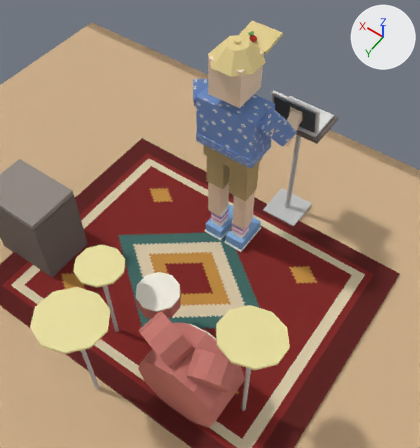
Two versions of the Blender file blender/wrenasmir.blend, one commit apart.
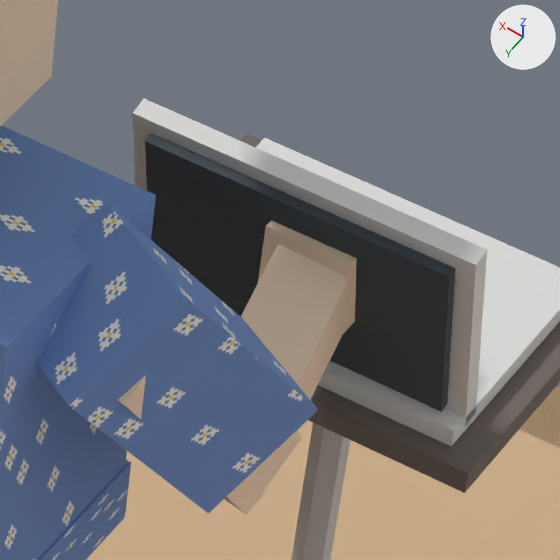
The first picture shows the older version from a 50 mm lens placed at (-1.544, 2.436, 3.834), pointed at (-0.131, 0.458, 0.725). The close-ups show the older and then the newer version on the part from 60% to 79% of the width and 17% to 34% of the height of that picture. Only the edits that show in the close-ups are written down. Every picture has the same lights, and +X, +Y and +Z are marked at upper right.

In view in the first close-up: 'Forearm.R', 'Hand.R', 'Head', 'LapBase', 'LapLid', 'LapPole', 'LapScreen', 'LapTray', 'ShirtHem', 'Sleeve.R', 'StageFloor', 'Torso' and 2 more.
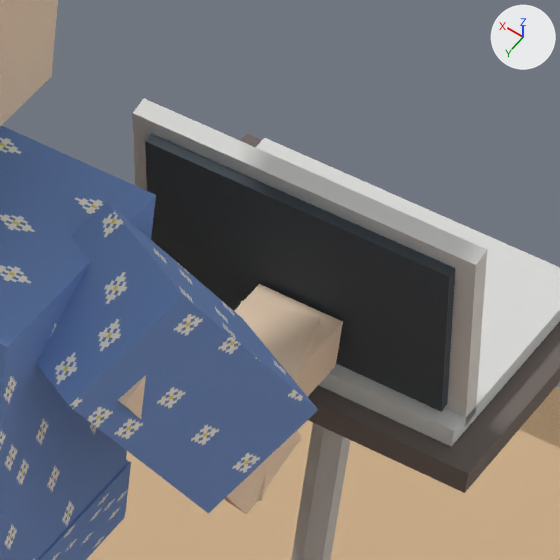
Where the newer file only moved an object's origin or applied its transform, the numbers keep the older frame.

The change, as a list of edits to the scene's bpy script:
```text
Change me_cube_023:
    used by ob_forearm_r; parent = ob_wrenasmirroot; location = (0.0, 0.0, 0.0)
    remove me_cube_023.from_pydata(...)  # 8 vertices, 6 faces; spans x -0.341..-0.219, y -0.431..-0.139, z 1.09..1.21
    add me_cube_023.from_pydata(...)  # 8 vertices, 6 faces; spans x -0.344..-0.206, y -0.367..-0.133, z 1.054..1.171
    me_cube_023 part 1
    me_cube_023.vertices[0].co: (-0.339, -0.164, 1.09) -> (-0.344, -0.155, 1.097)  # pixel (261, 499) -> pixel (261, 501)
    me_cube_023.vertices[1].co: (-0.293, -0.431, 1.136) -> (-0.282, -0.353, 1.054)
    me_cube_023.vertices[2].co: (-0.341, -0.152, 1.164) -> (-0.339, -0.17, 1.171)
    me_cube_023.vertices[3].co: (-0.295, -0.418, 1.21) -> (-0.278, -0.367, 1.128)  # not seen -> pixel (320, 317)
    me_cube_023.vertices[4].co: (-0.265, -0.152, 1.09) -> (-0.272, -0.133, 1.097)
    me_cube_023.vertices[5].co: (-0.219, -0.418, 1.136) -> (-0.211, -0.33, 1.054)
    me_cube_023.vertices[6].co: (-0.267, -0.139, 1.164) -> (-0.268, -0.147, 1.171)
    me_cube_023.vertices[7].co: (-0.221, -0.406, 1.21) -> (-0.206, -0.345, 1.128)  # not seen -> pixel (241, 300)
Change me_cube_024:
    used by ob_hand_r; parent = ob_wrenasmirroot; location = (0.0, 0.0, 0.0)
    remove me_cube_024.from_pydata(...)  # 8 vertices, 6 faces; spans x -0.305..-0.215, y -0.445..-0.355, z 1.125..1.215
    add me_cube_024.from_pydata(...)  # 8 vertices, 6 faces; spans x -0.295..-0.205, y -0.38..-0.28, z 1.0675..1.1225
    me_cube_024 part 2: the whole mesh is scaled about its middle by (1, 1.11, 0.611), then moved by (0.01, 0.07, -0.075)
```

Location of each change, [x1, y1, x2, y2] in pixels of the close-ups (560 x 560 px):
'Forearm.R', reshaped: before [241, 244, 352, 499]; after [237, 301, 320, 501]
'Hand.R', moved, rescaled: before [258, 175, 399, 335]; after [234, 284, 343, 397]
